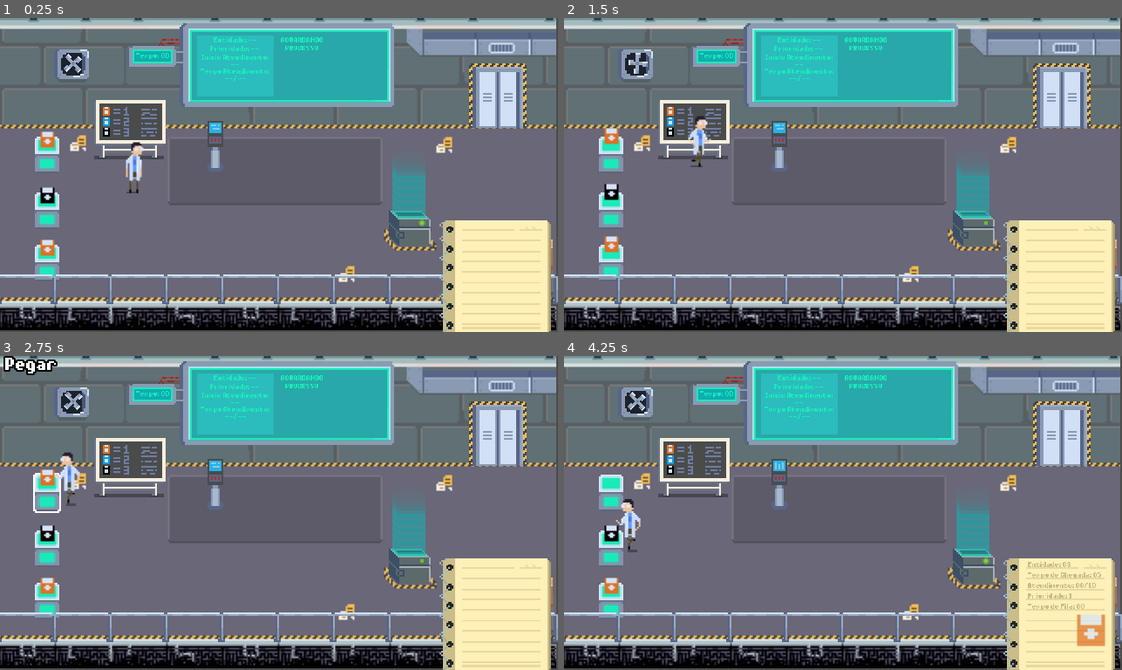
Above: before the commit, frames 1-4 (two rows, left to right).
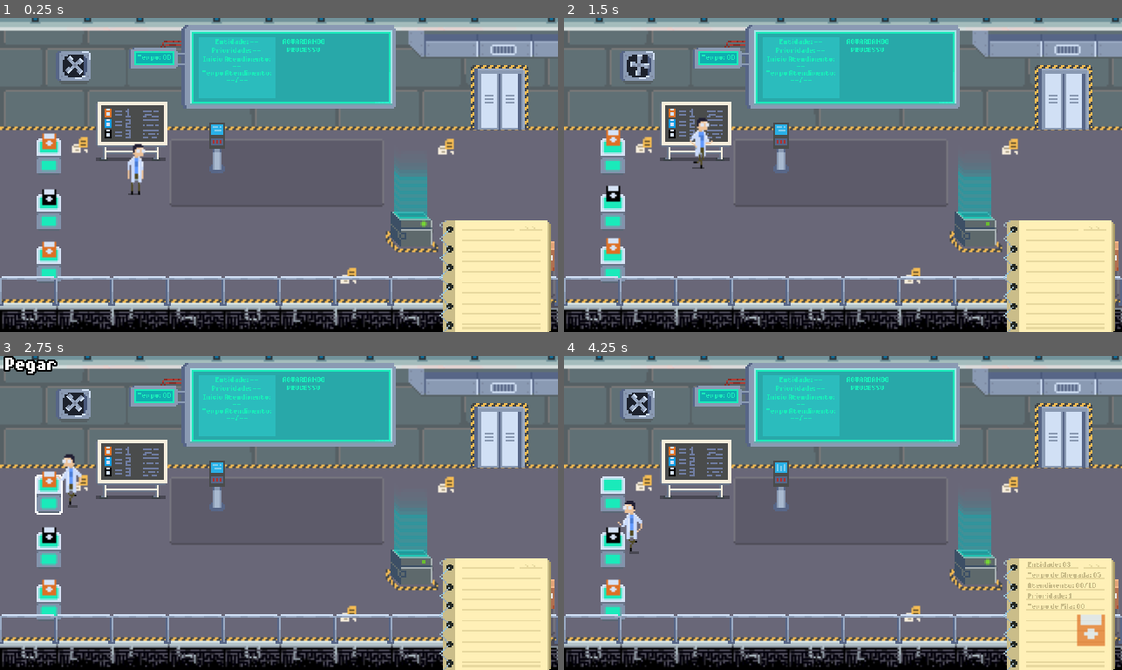
Above: after the commit, the same moments.

Repository: RohrGM/CPU-Quest
Game: Godot game, scene res://scene/Game.tscn
Same seed, same stepped clock (60 frames per second), same inputs: the game is played once before the commit and once after it.
Inputs:
- Up to frame 1 (0.25 s): no input
- Up to frame 2 (1.5 s): hold Space (interact) 0.53-1.28 s; hold W (move_up) from 0.53 s (still down); tap Space (interact) at 1.35 s
- Up to frame 3 (2.75 s): release W (move_up) at 2.03 s; hold A (move_left) from 2.03 s (still down); hold Space (interact) from 2.03 s (still down)
- Up to frame 4 (4.25 s): release Space (interact) at 2.78 s; tap Space (interact) at 2.85 s; release A (move_left) at 3.53 s; hold S (move_down) from 3.53 s (still down); hold Space (interact) from 3.53 s (still down)

The runs differ from the first frame. In frame 1, 20% of the frame differs, in the area x 0-100%, y 0-100%; in frame 2, 20%; in frame 3, 20%; in frame 4, 20%.

Commit message:
end process

Diff:
--- a/packgescene/End.tscn
+++ b/packgescene/End.tscn
@@ -1,6 +1,13 @@
-[gd_scene load_steps=5 format=2]
+[gd_scene load_steps=9 format=2]
 
 [ext_resource path="res://assets/img/gameDeniro.png" type="Texture" id=1]
+[ext_resource path="res://script/packege/End.gd" type="Script" id=2]
+[ext_resource path="res://script/shader/outline.gdshader" type="Shader" id=3]
+
+[sub_resource type="ShaderMaterial" id=5]
+shader = ExtResource( 3 )
+shader_param/line_color = Color( 1, 1, 1, 1 )
+shader_param/line_thickness = 0.0
 
 [sub_resource type="Animation" id=1]
 resource_name = "Idle"
@@ -8,7 +15,7 @@
 loop = true
 step = 0.05
 tracks/0/type = "value"
-tracks/0/path = NodePath("Sprite:frame")
+tracks/0/path = NodePath("Base:frame")
 tracks/0/interp = 1
 tracks/0/loop_wrap = true
 tracks/0/imported = false
@@ -17,13 +24,25 @@
 "times": PoolRealArray( 0, 0.1, 0.2, 0.3 ),
 "transitions": PoolRealArray( 1, 1, 1, 1 ),
 "update": 1,
-"values": [ 0, 1, 2, 3 ]
+"values": [ 56, 57, 58, 59 ]
+}
+tracks/1/type = "value"
+tracks/1/path = NodePath("Up:frame")
+tracks/1/interp = 1
+tracks/1/loop_wrap = true
+tracks/1/imported = false
+tracks/1/enabled = true
+tracks/1/keys = {
+"times": PoolRealArray( 0, 0.1, 0.2, 0.3 ),
+"transitions": PoolRealArray( 1, 1, 1, 1 ),
+"update": 1,
+"values": [ 36, 37, 38, 39 ]
 }
 
 [sub_resource type="Animation" id=2]
 length = 0.001
 tracks/0/type = "value"
-tracks/0/path = NodePath("Sprite:frame")
+tracks/0/path = NodePath("Base:frame")
 tracks/0/interp = 1
 tracks/0/loop_wrap = true
 tracks/0/imported = false
@@ -34,19 +53,43 @@
 "update": 0,
 "values": [ 1 ]
 }
+tracks/1/type = "value"
+tracks/1/path = NodePath("Up:frame")
+tracks/1/interp = 1
+tracks/1/loop_wrap = true
+tracks/1/imported = false
+tracks/1/enabled = true
+tracks/1/keys = {
+"times": PoolRealArray( 0 ),
+"transitions": PoolRealArray( 1 ),
+"update": 0,
+"values": [ 36 ]
+}
 
 [sub_resource type="CapsuleShape2D" id=3]
 radius = 7.0
-height = 9.41505
+height = 16.0
+
+[sub_resource type="RectangleShape2D" id=4]
+extents = Vector2( 16, 7 )
 
 [node name="End" type="StaticBody2D"]
+script = ExtResource( 2 )
 
-[node name="Sprite" type="Sprite" parent="."]
-position = Vector2( 1, -28 )
+[node name="Base" type="Sprite" parent="."]
+material = SubResource( 5 )
+position = Vector2( 1, -5 )
 texture = ExtResource( 1 )
 hframes = 8
-vframes = 7
+vframes = 15
 frame = 1
+
+[node name="Up" type="Sprite" parent="."]
+position = Vector2( 1, -29 )
+texture = ExtResource( 1 )
+hframes = 8
+vframes = 10
+frame = 36
 
 [node name="AnimationPlayer" type="AnimationPlayer" parent="."]
 autoplay = "Idle"
@@ -54,6 +97,18 @@
 anims/RESET = SubResource( 2 )
 
 [node name="CollisionShape2D" type="CollisionShape2D" parent="."]
-position = Vector2( 2, -7 )
+position = Vector2( 3, 2 )
 rotation = 1.5708
 shape = SubResource( 3 )
+
+[node name="Area2D" type="Area2D" parent="."]
+position = Vector2( 0, 13 )
+collision_layer = 2
+collision_mask = 2
+
+[node name="CollisionShape2D" type="CollisionShape2D" parent="Area2D"]
+position = Vector2( -2, -11 )
+shape = SubResource( 4 )
+
+[connection signal="body_entered" from="Area2D" to="." method="_on_Area2D_body_entered"]
+[connection signal="body_exited" from="Area2D" to="." method="_on_Area2D_body_exited"]
--- a/scene/Game.tscn
+++ b/scene/Game.tscn
@@ -121,17 +121,19 @@
 [node name="Handrail10" parent="Objects/Decoration/Handrail" instance=ExtResource( 5 )]
 position = Vector2( -15, 0 )
 
-[node name="End" parent="Objects" instance=ExtResource( 12 )]
-position = Vector2( 234, 132 )
-
 [node name="Controller" parent="Objects" instance=ExtResource( 8 )]
 position = Vector2( 124, 87 )
 
+[node name="End" parent="Objects" instance=ExtResource( 12 )]
+position = Vector2( 234, 122 )
+
 [node name="Camera2D" type="Camera2D" parent="."]
-position = Vector2( 161, 91 )
+position = Vector2( 160, 90 )
 current = true
 
 [node name="Timer" type="Timer" parent="."]
+process_mode = 0
 wait_time = 2.0
+one_shot = true
 
 [connection signal="timeout" from="Timer" to="." method="_on_Timer_timeout"]
--- a/script/packege/Controller.gd
+++ b/script/packege/Controller.gd
@@ -10,8 +10,9 @@
 
 ####### PUBLIC ###########################################################
 func interaction(player: KinematicBody2D) -> void:
-	if _has_card() and _card.is_finish():
-		_send_card(player)
+	if _has_card():
+		if _card.is_finish():
+			_send_card(player)
 		return
 	player.send_card()
 
@@ -26,13 +27,16 @@
 
 func set_timer(time: int) -> void:
 	_time = time
+	$Terminal.set_timer(_time)
 	if _card:
-		if not _card.is_finish():
-			_card.add_run_time(1)
-			$Terminal.update_card(_card)
-			$Terminal.set_timer(_time)
+		_card.add_run_time(1)
+		$Terminal.update_card(_card)
+
+		if _card.is_finish():
+			_scenario.set_processing(false)
 		else:
-			_scenario.set_processing(false)
+			_scenario.set_processing(true)
+
 
 ####### PRIVATE ##########################################################
 func _ready():
--- /dev/null
+++ b/script/packege/End.gd
@@ -0,0 +1,34 @@
+extends StaticBody2D
+
+var _drop_message: String = "Finalizar"
+var _card: CardModel
+var _current_message: String
+
+func _ready():
+	pass # Replace with function body.
+
+####### PUBLIC ###########################################################
+func interaction(player: KinematicBody2D) -> void:
+	player.send_card()
+
+func take_card(card: CardModel) -> void:
+	_card = card
+
+func get_interaction_message() -> String:
+	return _current_message
+
+####### SIGNALS ##########################################################
+func _on_Area2D_body_entered(_body: Node) -> void:
+	if _body.is_in_group("Player"):
+		if not _body._has_finished_card():
+			_current_message = ''
+			return
+
+		_current_message = _drop_message
+		_body.set_interactable(self)
+		$Base.material.set("shader_param/line_thickness", 1)
+
+func _on_Area2D_body_exited(_body: Node) -> void:
+	if _body.is_in_group("Player"):
+		_body.remove_interactable(self)
+		$Base.material.set("shader_param/line_thickness", 0)
--- a/script/packege/Game.gd
+++ b/script/packege/Game.gd
@@ -11,10 +11,8 @@
 ####### PUBLIC ###########################################################
 func set_processing(status: bool) -> void:
 	_processing = status
-	if _processing and _timer.is_stopped():
+	if _processing:
 		_timer.start()
-	else:
-		_timer.stop()
 
 ####### PRIVATE ##########################################################
 func _ready() -> void:
@@ -27,7 +25,8 @@
 	_processing = false
 	for pod in _pods:
 		pod.take_card(_generate_card())
-
+func _run_cycle() -> void:
+	pass
 func _generate_card() -> CardModel:
 	_total_pods += 1
 	return CardModel.new(5, _rng.randi_range(1, 3), _total_pods, _rng.randi_range(1, 10))
Binary file changed: assets/img/gameDeniro.png
